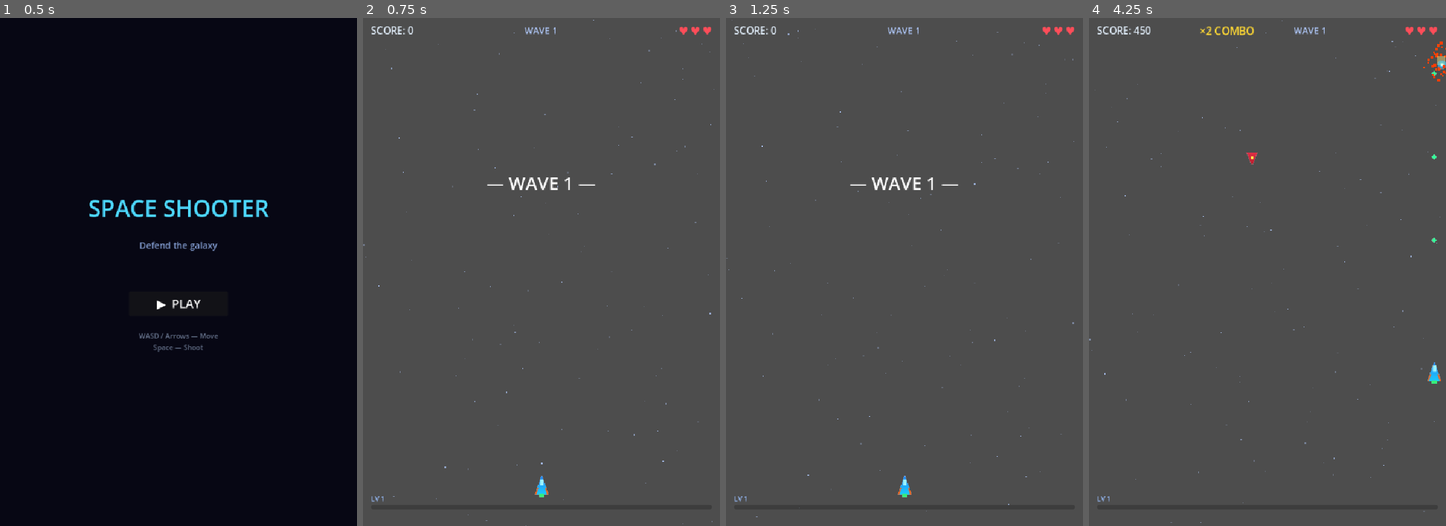
Above: before the commit, frames 1-4 (left to right).
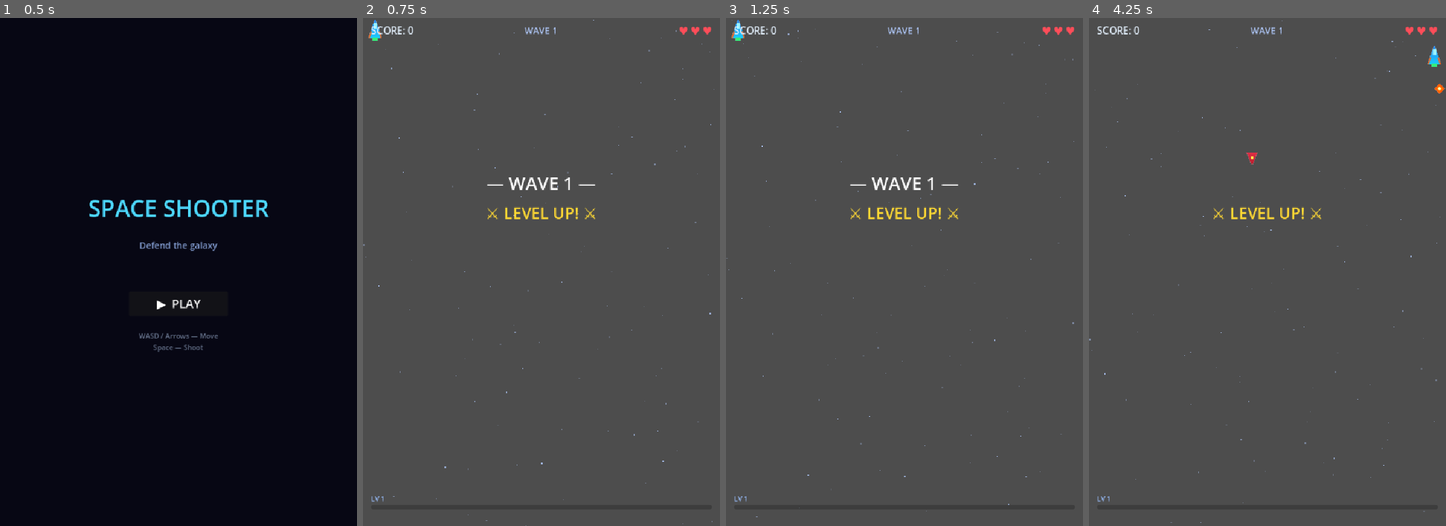
Above: after the commit, the same moments.

Repository: DiscM/Farinuff-Flight
Game: Godot game, scene res://ui/main_menu.tscn
The game is run twice, just before and just after one commit, with the same random seed, the same clock (stepped at 60 frames per second) and the same inputs.
Inputs:
- Up to frame 1 (0.5 s): no input
- Up to frame 2 (0.75 s): click "▶ PLAY" at 0.5 s
- Up to frame 3 (1.25 s): no input
- Up to frame 4 (4.25 s): hold D (move_right) 1.28-2.03 s; hold Space (shoot) 1.28-2.03 s; hold S (move_down) 2.03-2.78 s; tap Space (shoot) at 2.1, 3.6 s; hold D (move_right) 2.78-3.53 s; hold Space (shoot) 2.78-3.53 s; hold W (move_up) from 3.53 s (still down)

Frame 1 is identical in both runs. In frame 2, 0.5% of the frame differs, in the area x 1-66%, y 0-95%; in frame 3, 0.5%; in frame 4, 1.0%, in the area x 12-100%, y 1-72%.
Error after the commit: Parse Error: Unrecognized annotation: "@warning_ignore_all". (res://autoloads/signal_bus.gd:4)

Commit message:
Rugsweep the Signals
Signal scope isn't handled well on my end, but I use these externally.

Diff:
--- a/autoloads/signal_bus.gd
+++ b/autoloads/signal_bus.gd
@@ -1,5 +1,7 @@
 extends Node
 ## Central signal bus for decoupled communication between game systems.
+# Signals are connected/emitted externally — suppress false-positive unused_signal warnings.
+@warning_ignore_all("unused_signal")
 
 # Enemy signals
 signal enemy_killed(points: int, position: Vector2)
